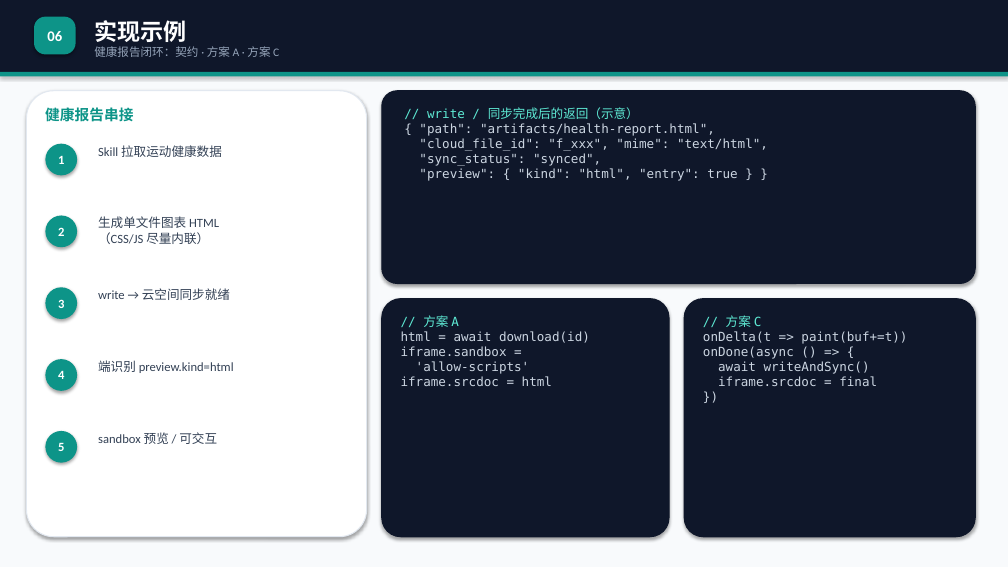
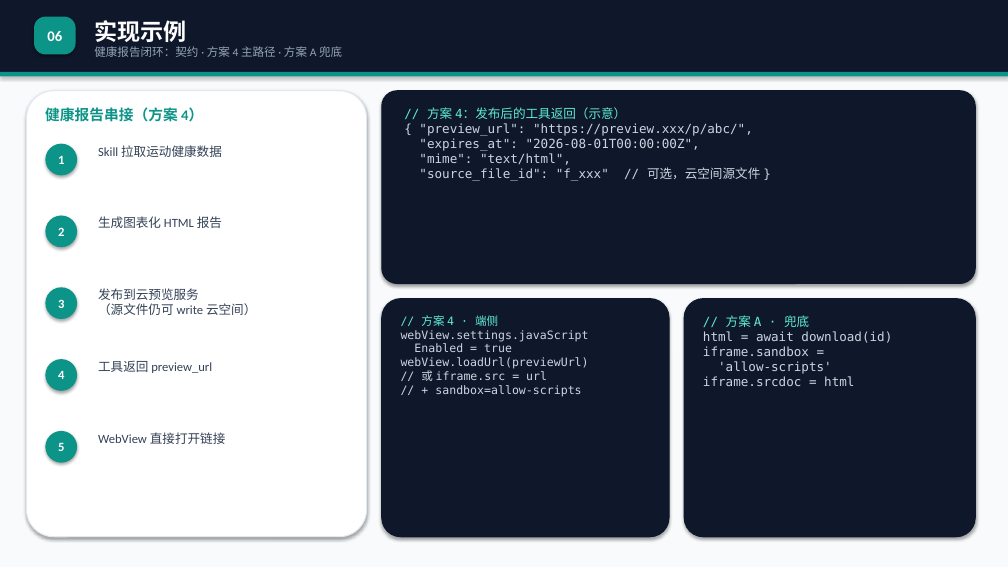
Before and after one commit to Lizzy67/leetcode, a slide deck: slide 8 of docs/agent_html_preview_proposal.pptx (slide 7 before the commit). Drawn at 1008x567 pixels with LibreOffice and Linux fonts; fonts in the diff are those of the drawing. Boxes give left, top, right and bottom in pixels: in the first picture for what was removed or moved away, otherwise in the second. Text is boxed around its words. In the diff, an @@ line names an element or a change of style, - is before the commit and + after.

```diff
--- a/docs/agent_html_preview_proposal.pptx
+++ b/docs/agent_html_preview_proposal.pptx
@@ text at (94,46,342,57): text changed @@
-健康报告闭环：契约 · 方案 A · 方案 C
+健康报告闭环：契约 · 方案 4 主路径 · 方案 A 兜底
@@ text at (45,107,203,122): text changed @@
-健康报告串接
+健康报告串接（方案 4）
@@ text at (419,107,760,181): text changed @@
-// write / 同步完成后的返回（示意）
-{ "path": "artifacts/health-report.html",
-"cloud_file_id": "f_xxx", "mime": "text/html",
-"sync_status": "synced",
-"preview": { "kind": "html", "entry": true } }
+// 方案 4：发布后的工具返回（示意）
+{ "preview_url": "https://preview.xxx/p/abc/",
+"expires_at": "2026-08-01T00:00:00Z",
+"mime": "text/html",
+"source_file_id": "f_xxx" // 可选，云空间源文件 }
@@ text at (98,216,222,228): text changed @@
-生成单文件图表 HTML
-（CSS/JS 尽量内联）
+生成图表化 HTML 报告
@@ text at (98,288,256,315): text changed @@
-write → 云空间同步就绪
+发布到云预览服务
+（源文件仍可 write 云空间）
@@ text at (401,315,589,397): text changed; size 12 to 11 pt @@
-// 方案 A
-html = await download(id)
-iframe.sandbox =
-'allow-scripts'
-iframe.srcdoc = html
+// 方案 4 · 端侧
+webView.settings.javaScript
+Enabled = true
+webView.loadUrl(previewUrl)
+// 或 iframe.src = url
+// + sandbox=allow-scripts
@@ text at (703,315,892,386): text changed @@
-// 方案 C
-onDelta(t => paint(buf+=t))
-onDone(async () => {
-await writeAndSync()
-iframe.srcdoc = final
-})
+// 方案 A · 兜底
+html = await download(id)
+iframe.sandbox =
+'allow-scripts'
+iframe.srcdoc = html
@@ text at (98,360,212,373): text changed @@
-端识别 preview.kind=html
+工具返回 preview_url
@@ text at (98,432,226,444): text changed @@
-sandbox 预览 / 可交互
+WebView 直接打开链接
```
Also in this commit, not shown: 4 other slides changed, 1 slide added, 3 other files.
